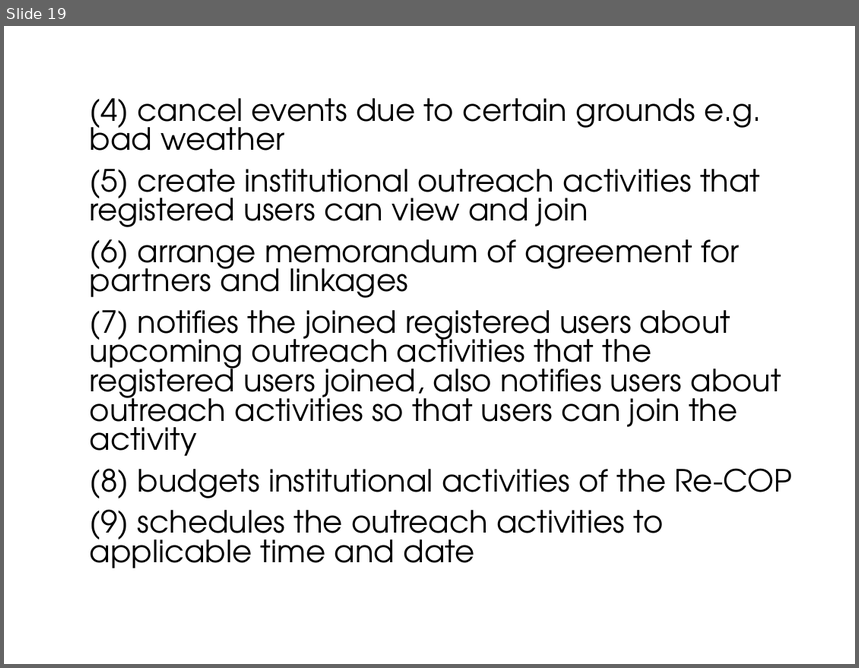
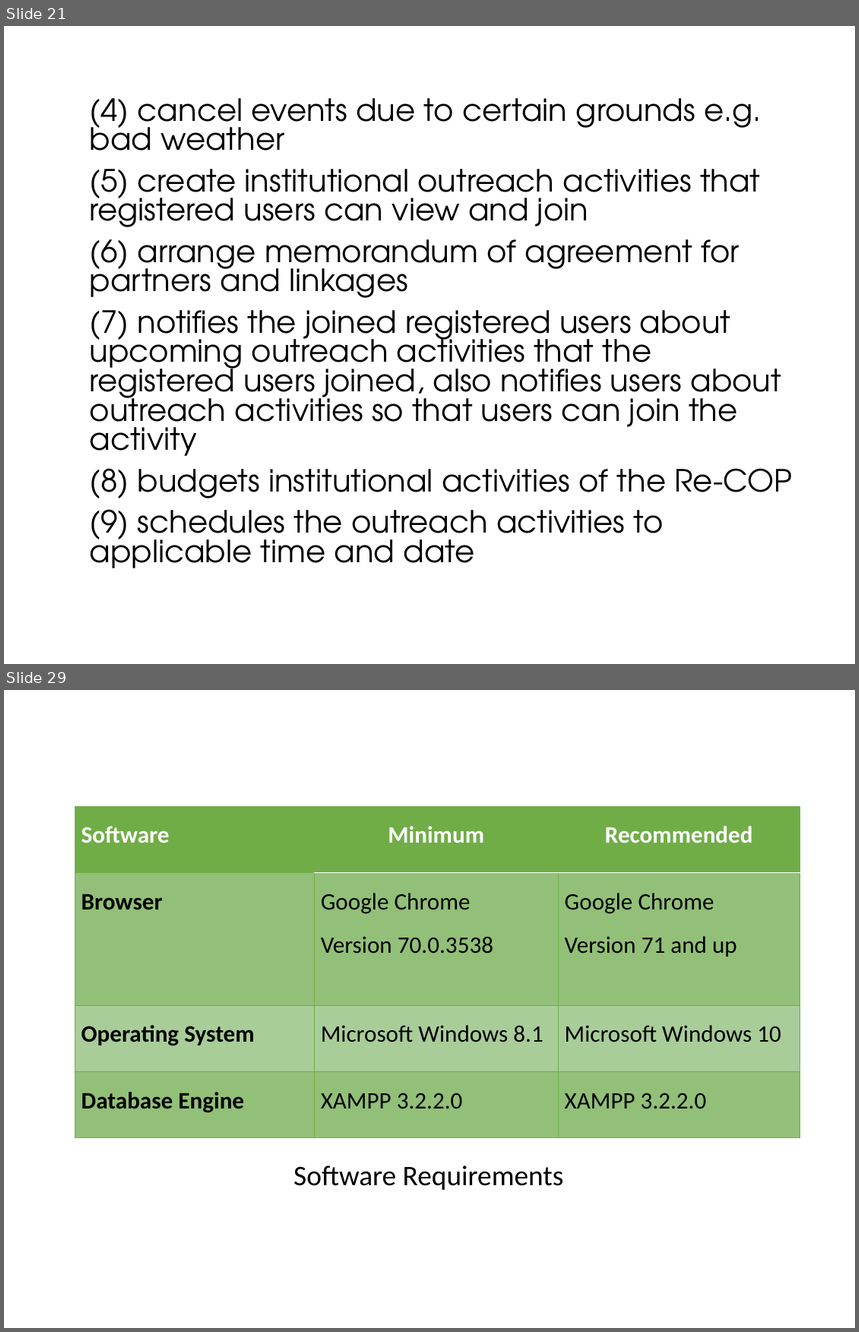
Before and after one commit to sergeangelo21/ReCOP-ComEx, a slide deck: Documentation/PowerPoint.pptx. Shown one above the other, each under a label of ours: slide 19 before the commit, slides 21 and 29 after it; the slides between them are not shown. The pictures are 859x668 and 859x1332 pixels, drawn with LibreOffice and Linux fonts; fonts in the diff are those of the drawing; background and template pictures are left out. Boxes give left, top, right and bottom in pixels: in the first picture for what was removed or moved away, otherwise in the second. Text is boxed around its words. In the diff, an @@ line names an element or a change of style, - is before the commit and + after.

```diff
--- a/Documentation/PowerPoint.pptx
+++ b/Documentation/PowerPoint.pptx
@@ slide 29 added at (x1=4, y1=690, x2=855, y2=1328), background picture (left out) @@
@@ table added at (x1=75, y1=806, x2=800, y2=1138), 4 rows, 3 columns @@
+Software | Minimum | Recommended
+Browser | Google Chrome / Version 70.0.3538 | Google Chrome / Version 71 and up
+Operating System | Microsoft Windows 8.1 | Microsoft Windows 10
+Database Engine | XAMPP 3.2.2.0 | XAMPP 3.2.2.0
@@ text added at (x1=294, y1=1166, x2=564, y2=1190), 24 pt, text #000000 @@
+Software Requirements
@@ what was slide 19 is now slide 21 @@
```
Also in this commit, not shown: 16 slides changed, 4 other slides added.
